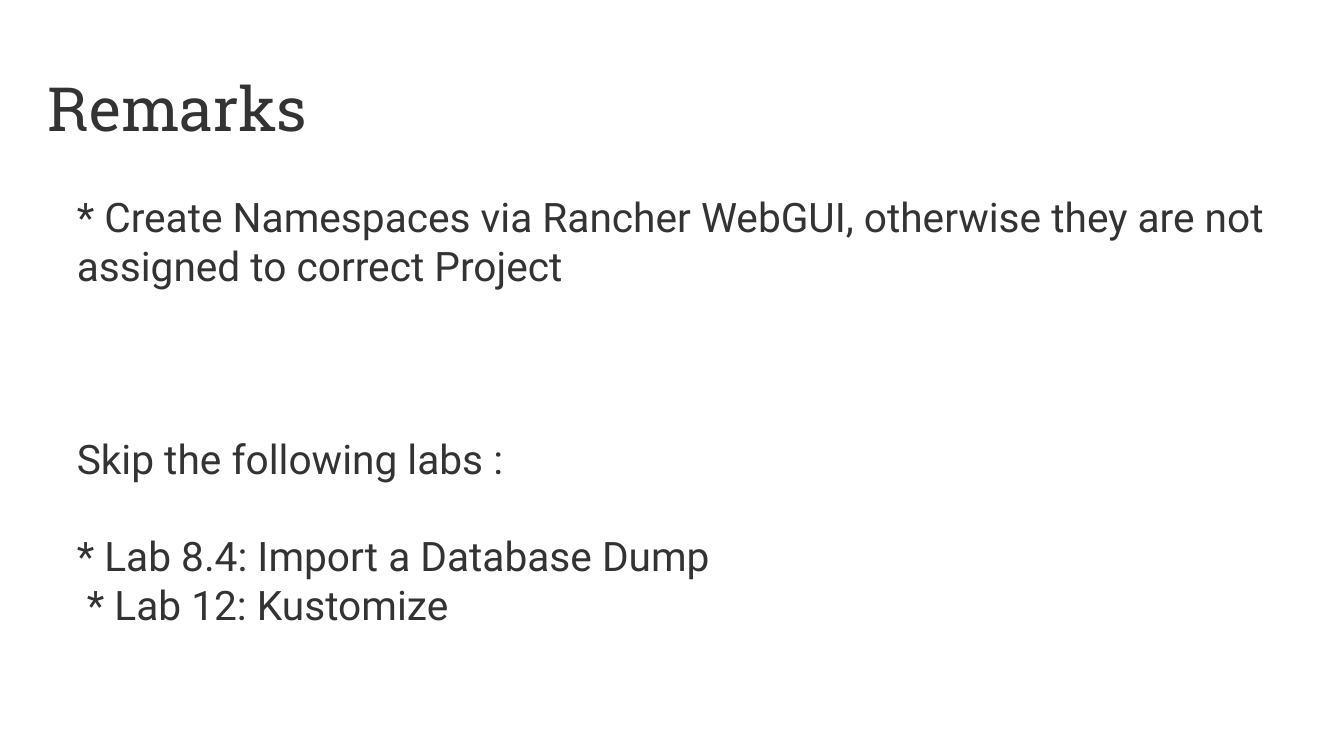
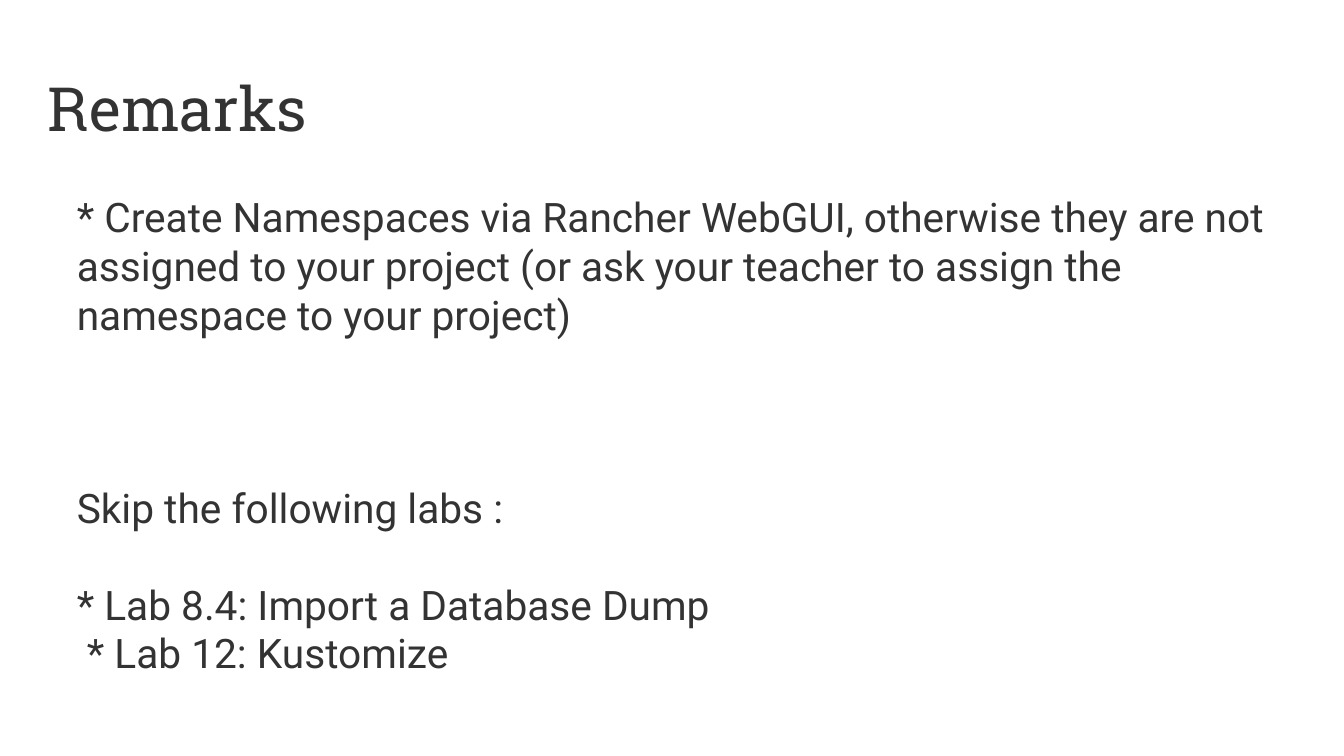
Before and after one commit to puzzle/kubernetes-techlab, a slide deck: slide 26 of presentation/introduction.odp. Drawn at 1344x756 pixels with LibreOffice and Linux fonts; fonts in the diff are those of the drawing. Boxes give left, top, right and bottom in pixels: in the first picture for what was removed or moved away, otherwise in the second. Text is boxed around its words. In the diff, an @@ line names an element or a change of style, - is before the commit and + after.

```diff
--- a/presentation/introduction.odp
+++ b/presentation/introduction.odp
@@ text at (x1=77, y1=201, x2=1264, y2=339): text changed @@
-* Create Namespaces via Rancher WebGUI, otherwise they are not assigned to correct Project
+* Create Namespaces via Rancher WebGUI, otherwise they are not assigned to your project (or ask your teacher to assign the namespace to your project)
```
Also in this commit, not shown: 3 other slides changed, 3 other files.
